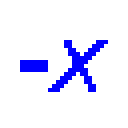
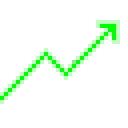
The second 128×128 image is a revision of the first. Changes to its layers:
hid "inverse" over [20, 40, 108, 92]
added layer "growth" above "clamp" over [0, 20, 120, 104]
